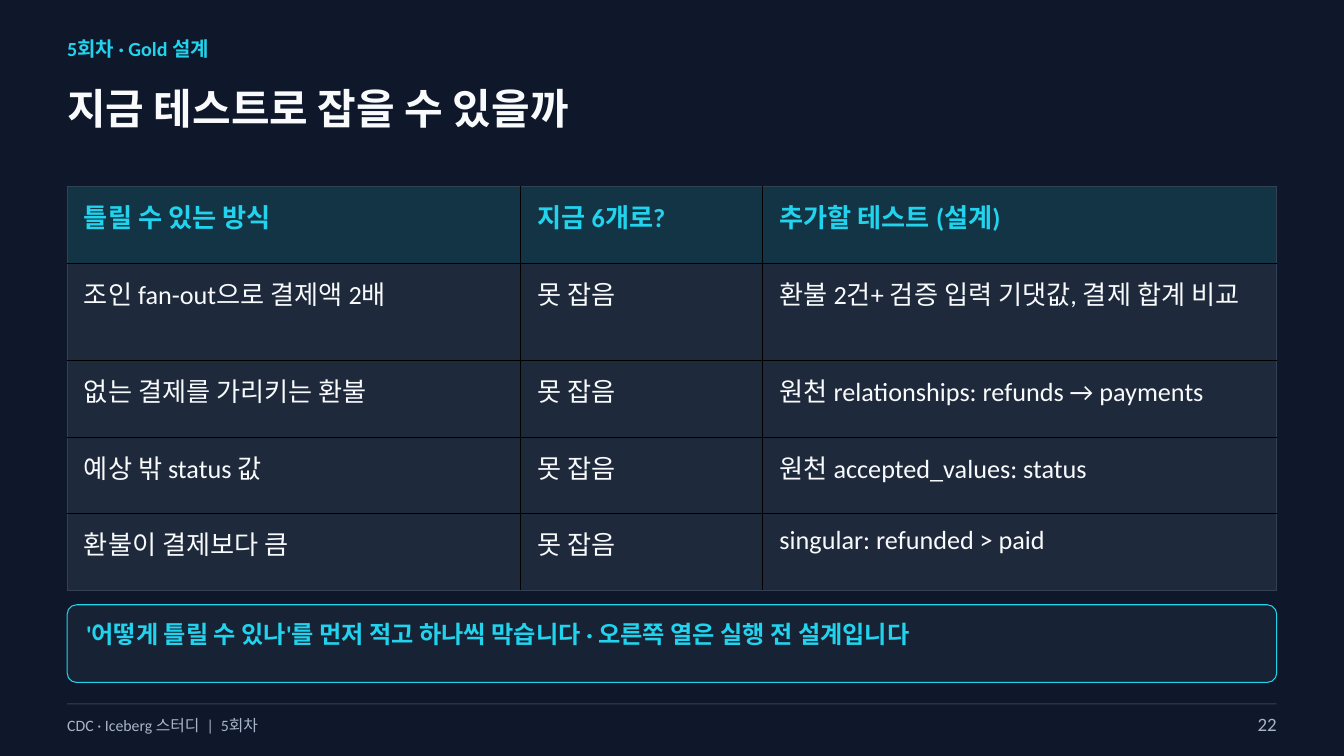
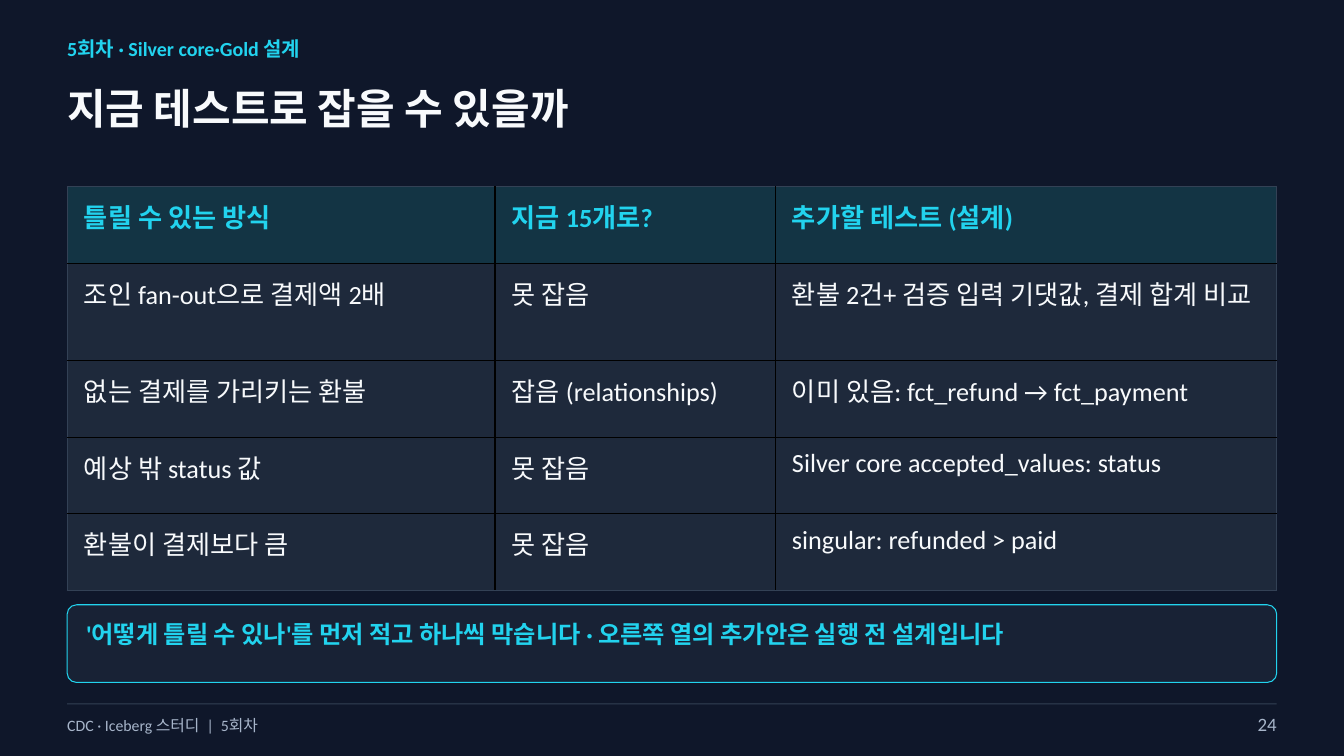
Before and after one commit to kim-dabin/cdc-lakehouse-study, a slide deck: slide 24 of labs/session05/slides/05-session05-student.pptx (slide 22 before the commit). Drawn at 1344x756 pixels with LibreOffice and Linux fonts; fonts in the diff are those of the drawing. Boxes give left, top, right and bottom in pixels: in the first picture for what was removed or moved away, otherwise in the second. Text is boxed around its words. In the diff, an @@ line names an element or a change of style, - is before the commit and + after.

```diff
--- a/labs/session05/slides/05-session05-student.pptx
+++ b/labs/session05/slides/05-session05-student.pptx
@@ text at box(67, 39, 301, 58): text changed @@
-5회차 · Gold 설계
+5회차 · Silver core·Gold 설계
@@ table at box(68, 187, 1277, 570) @@
-row 1, column 2: 지금 6개로?
+row 1, column 2: 지금 15개로?
-row 3, column 2: 못 잡음
+row 3, column 2: 잡음 (relationships)
-row 3, column 3: 원천 relationships: refunds → payments
+row 3, column 3: 이미 있음: fct_refund → fct_payment
-row 4, column 3: 원천 accepted_values: status
+row 4, column 3: Silver core accepted_values: status
@@ text at box(86, 622, 1004, 645): text changed @@
-'어떻게 틀릴 수 있나'를 먼저 적고 하나씩 막습니다 · 오른쪽 열은 실행 전 설계입니다
+'어떻게 틀릴 수 있나'를 먼저 적고 하나씩 막습니다 · 오른쪽 열의 추가안은 실행 전 설계입니다
@@ text at box(1258, 719, 1277, 731): text changed @@
-22
+24
```
Also in this commit, not shown: 27 other slides changed, 3 slides added, 1 slide removed, 1 other file.
